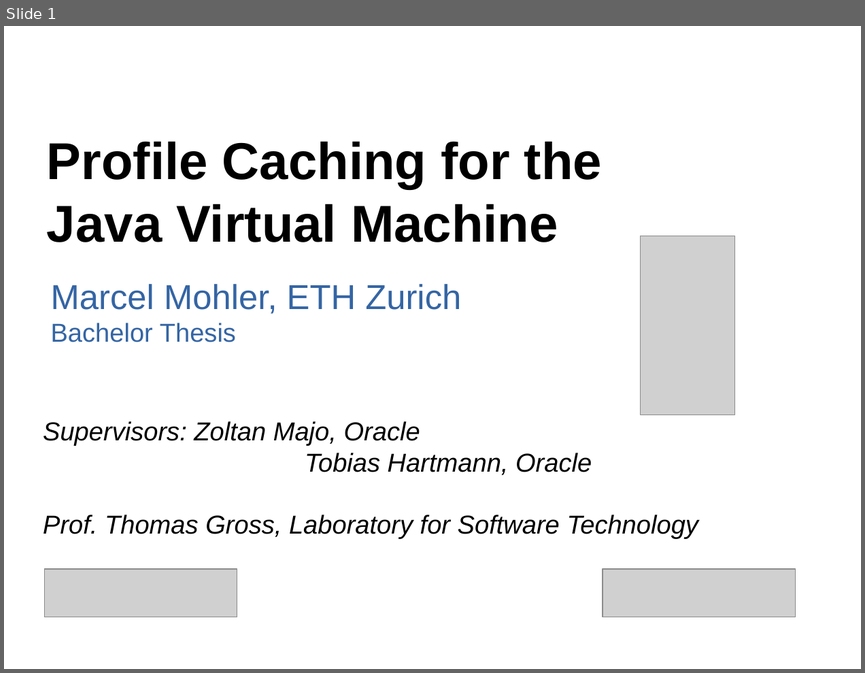
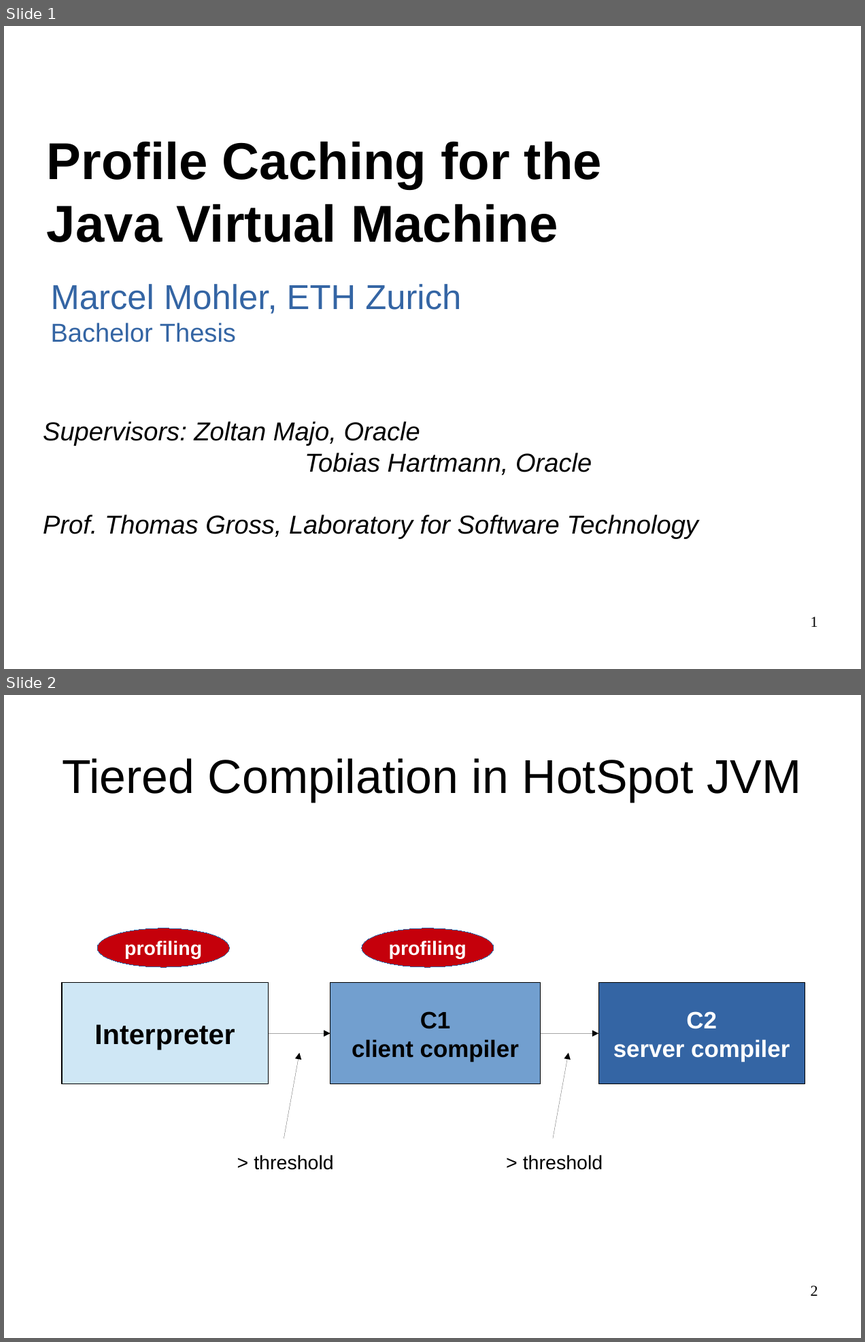
Before and after one commit to mohlerm/hotspot, a slide deck: presentation/profile_caching_mohlerm_presentation.odp. Shown one above the other, each under a label of ours: slide 1 before the commit, slides 1 and 2 after it. The pictures are 865x673 and 865x1342 pixels, drawn with LibreOffice and Linux fonts; fonts in the diff are those of the drawing; grey boxes stand for pictures. Boxes give left, top, right and bottom in pixels: in the first picture for what was removed or moved away, otherwise in the second. Text is boxed around its words. In the diff, an @@ line names an element or a change of style, - is before the commit and + after.

```diff
--- a/presentation/profile_caching_mohlerm_presentation.odp
+++ b/presentation/profile_caching_mohlerm_presentation.odp
@@ slide 2 added at [4, 695, 861, 1338], background #FFFFFF @@
@@ title added at [62, 758, 802, 802], 44 pt, text #000000 @@
+Tiered Compilation in HotSpot JVM
@@ ellipse added at [97, 928, 230, 967], fill #C5000B, outline #3465A4 0 pt, 18 pt, text #FFFFFF, bold @@
+profiling
@@ ellipse added at [362, 928, 494, 967], fill #C5000B, outline #3465A4 0 pt, 18 pt, text #FFFFFF, bold @@
+profiling
@@ rectangle added at [62, 983, 269, 1084], fill #CFE7F5, outline #000000 0.71 pt, 26 pt, text #000000, bold @@
+Interpreter
@@ rectangle added at [330, 983, 541, 1084], fill #729FCF, outline #000000 0.71 pt, 22 pt, text #000000, bold @@
+C1
+client compiler
@@ rectangle added at [599, 983, 805, 1084], fill #3465A4, outline #000000 0.71 pt, 22 pt, text #FFFFFF, bold @@
+C2
+server compiler
@@ arrow added from (269, 1033) to (330, 1033), #000000 0 pt @@
@@ arrow added from (541, 1033) to (599, 1033), #000000 0 pt @@
@@ arrow added from (284, 1138) to (299, 1053), #000000 0 pt @@
@@ arrow added from (553, 1138) to (568, 1053), #000000 0 pt @@
@@ text added at [254, 1155, 333, 1170], 18 pt, text #000000 @@
+> threshold
@@ text added at [523, 1155, 602, 1170], 18 pt, text #000000 @@
+> threshold
@@ page number added at [810, 1285, 818, 1295], 14 pt, text #000000 @@
+2
@@ slide 1 changed as well @@
@@ picture removed at [640, 236, 735, 415] @@
@@ picture removed at [44, 569, 237, 617] @@
@@ picture removed at [602, 569, 796, 617] @@
@@ page number added at [810, 616, 818, 626], 14 pt, text #000000 @@
+1
```
Also in this commit, not shown: 9 other slides changed, 11 other slides added, 7 slides removed, 37 other files.
